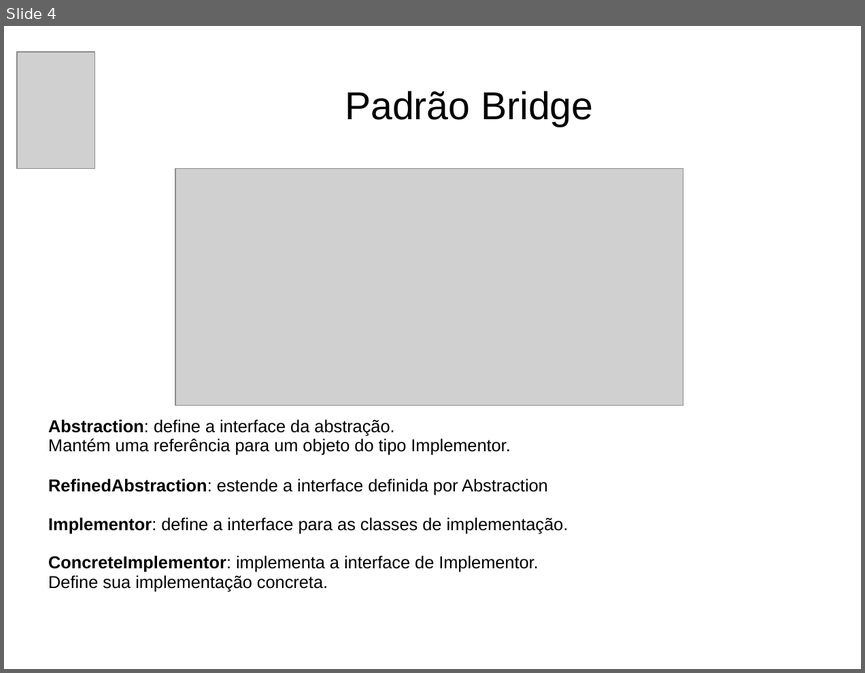
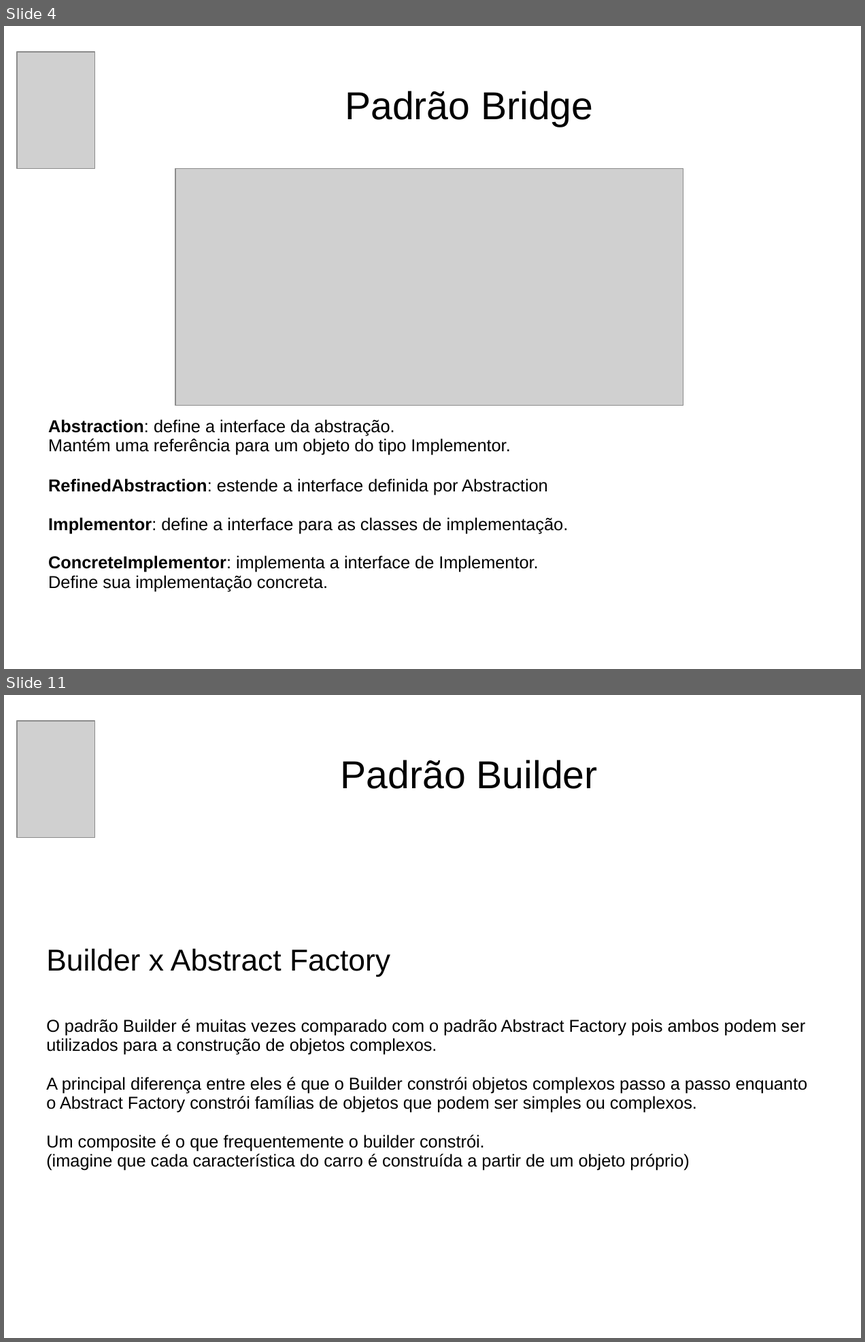
Before and after one commit to andrePfeiffer/Padroes, a slide deck: arquivos/Apresentação PSI.ppt. Shown one above the other, each under a label of ours: slide 4 before the commit, slides 4 and 11 after it; the slides between them are not shown. The pictures are 865x673 and 865x1342 pixels, drawn with LibreOffice and Linux fonts; fonts in the diff are those of the drawing; grey boxes stand for pictures; background and template pictures are left out. Boxes give left, top, right and bottom in pixels: in the first picture for what was removed or moved away, otherwise in the second. Text is boxed around its words. In the diff, an @@ line names an element or a change of style, - is before the commit and + after.

```diff
--- a/arquivos/Apresentação PSI.ppt
+++ b/arquivos/Apresentação PSI.ppt
@@ slide 11 added at box(4, 695, 861, 1338), background #FFFFFF @@
@@ picture added at box(17, 721, 96, 837) @@
@@ title added at box(341, 760, 598, 789), 36 pt, text #000000 @@
+Padrão Builder
@@ text added at box(46, 948, 808, 1170), 16 pt, text #000000 @@
+Builder x Abstract Factory
+O padrão Builder é muitas vezes comparado com o padrão Abstract Factory pois ambos podem ser utilizados para a construção de objetos complexos.
+A principal diferença entre eles é que o Builder constrói objetos complexos passo a passo enquanto o Abstract Factory constrói famílias de objetos que podem ser simples ou complexos.
+Um composite é o que frequentemente o builder constrói.
+(imagine que cada característica do carro é construída a partir de um objeto próprio)
```
Also in this commit, not shown: 1 slide changed, 13 other slides added, 3 other files.
